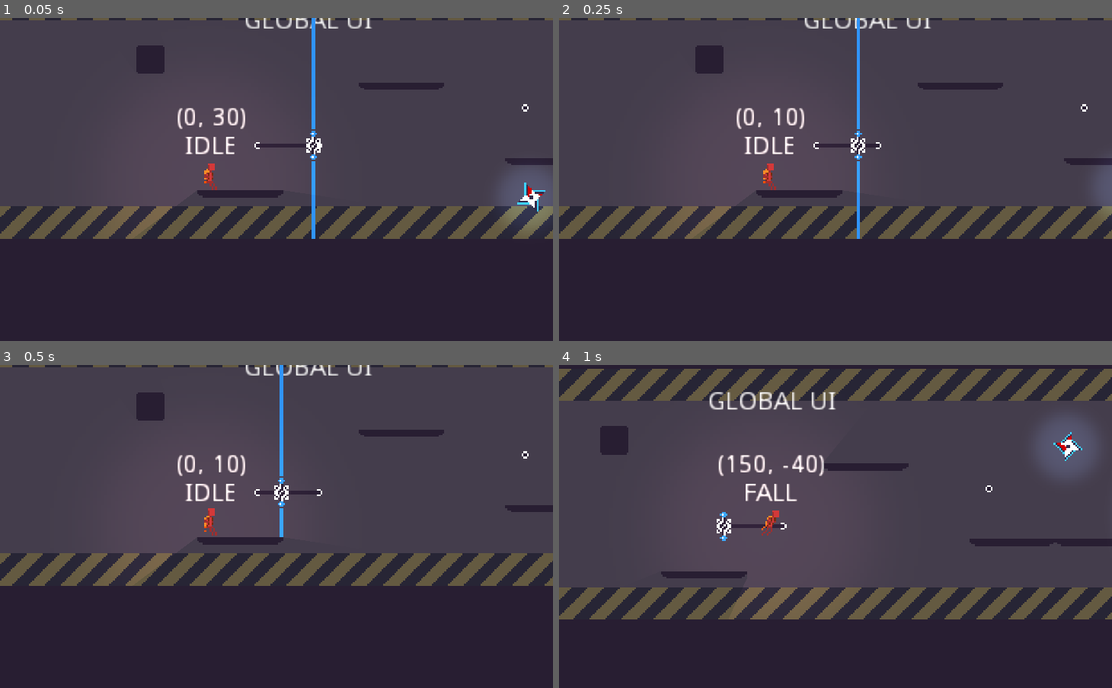
Above: before the commit, frames 1-4 (two rows, left to right).
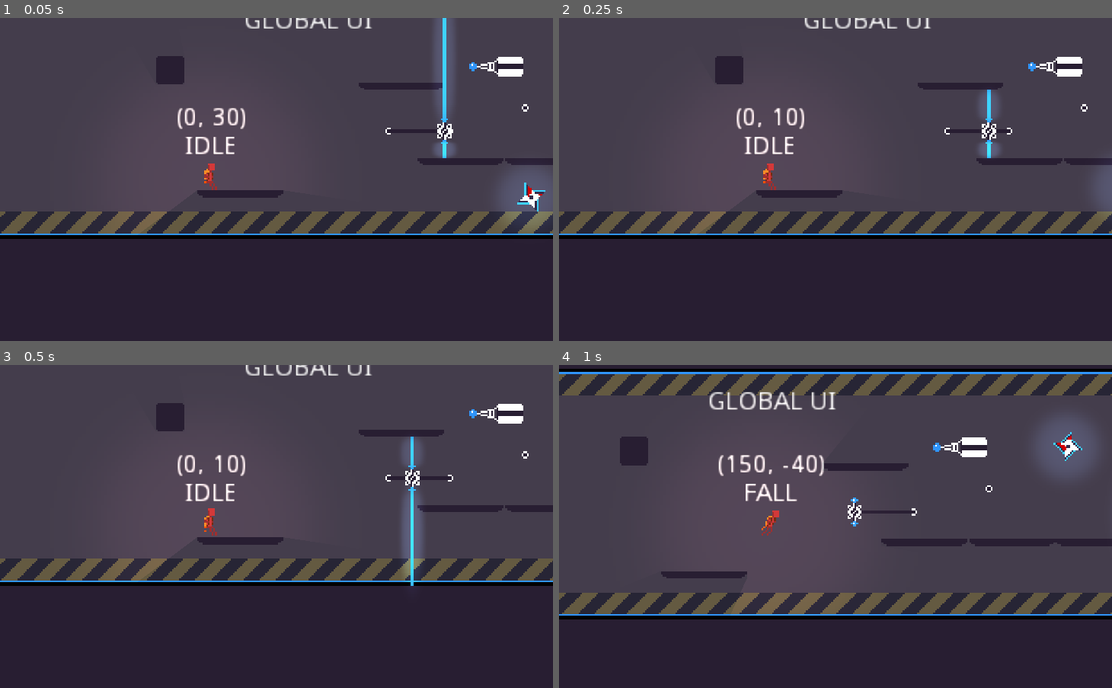
Above: after the commit, the same moments.

Repository: Wes-Ray/Jetpack-Jaywalker
Game: Godot game, scene res://Main.tscn
The game is run twice, just before and just after one commit, with the same random seed, the same clock (stepped at 60 frames per second) and the same inputs.
Inputs:
- Up to frame 1 (0.05 s): no input
- Up to frame 2 (0.25 s): no input
- Up to frame 3 (0.5 s): no input
- Up to frame 4 (1 s): hold D (move_right) from 0.53 s (still down); tap Space (move_jump) at 0.77 s

The runs differ from the first frame. In frame 1, 7.3% of the frame differs, in the area x 0-100%, y 0-69%; in frame 2, 6.6%; in frame 3, 7.2%; in frame 4, 8.4%, in the area x 0-100%, y 1-79%.

Commit message:
all lights

Diff:
--- a/Laser/Laser.gd
+++ b/Laser/Laser.gd
@@ -17,6 +17,7 @@
 	update_laser()
 	$CollisionShape2D.disabled = false
 	$Sprite.visible = true
+	$Light2D.visible = true
 
 
 func update_laser():
@@ -27,6 +28,8 @@
 	$CollisionShape2D.shape.extents.y = ray_distance / 2
 	$Sprite.position.y = 0 - ray_distance / 2
 	$Sprite.region_rect.size.y = abs(ray_distance)
+	$Light2D.position.y = 0 - ray_distance / 2
+	$Light2D.scale.y = abs(ray_distance) / 60
 
 
 func laser_off():
@@ -36,6 +39,7 @@
 	$CollisionShape2D.shape.extents.y = 0
 	$CollisionShape2D.disabled = true
 	$Sprite.visible = false
+	$Light2D.visible = false
 
 
 func _on_BottomLaser_area_entered(area):
--- a/Laser/Laser.tscn
+++ b/Laser/Laser.tscn
@@ -1,7 +1,8 @@
-[gd_scene load_steps=8 format=2]
+[gd_scene load_steps=9 format=2]
 
 [ext_resource path="res://Laser/laser_gun.png" type="Texture" id=1]
 [ext_resource path="res://Laser/track.png" type="Texture" id=2]
+[ext_resource path="res://World/beam_light.png" type="Texture" id=3]
 [ext_resource path="res://Laser/laser_fire.png" type="Texture" id=4]
 [ext_resource path="res://Laser/Laser.gd" type="Script" id=5]
 
@@ -73,7 +74,7 @@
 texture = ExtResource( 1 )
 
 [node name="TopLaser" type="Area2D" parent="GunSprite"]
-position = Vector2( 0, -9 )
+position = Vector2( 0, -6 )
 collision_layer = 4
 collision_mask = 2
 script = ExtResource( 5 )
@@ -91,8 +92,15 @@
 [node name="RayCast2D" type="RayCast2D" parent="GunSprite/TopLaser"]
 cast_to = Vector2( 0, -200 )
 
+[node name="Light2D" type="Light2D" parent="GunSprite/TopLaser"]
+visible = false
+scale = Vector2( 0.2, 1 )
+texture = ExtResource( 3 )
+color = Color( 0.568627, 0.866667, 1, 1 )
+energy = 0.7
+
 [node name="BottomLaser" type="Area2D" parent="GunSprite"]
-position = Vector2( 0, 9 )
+position = Vector2( 0, 6 )
 collision_layer = 4
 collision_mask = 2
 script = ExtResource( 5 )
@@ -110,6 +118,14 @@
 [node name="RayCast2D" type="RayCast2D" parent="GunSprite/BottomLaser"]
 cast_to = Vector2( 0, 200 )
 
+[node name="Light2D" type="Light2D" parent="GunSprite/BottomLaser"]
+visible = false
+rotation = 3.14159
+scale = Vector2( 0.2, 1 )
+texture = ExtResource( 3 )
+color = Color( 0.568627, 0.866667, 1, 1 )
+energy = 0.8
+
 [node name="AnimationPlayer" type="AnimationPlayer" parent="."]
 autoplay = "fire"
 anims/fire = SubResource( 3 )
--- a/Main.tscn
+++ b/Main.tscn
@@ -62,6 +62,9 @@
 [node name="Platform12" parent="." instance=ExtResource( 1 )]
 position = Vector2( 495, 360 )
 
+[node name="Platform15" parent="." instance=ExtResource( 1 )]
+position = Vector2( 446, 360 )
+
 [node name="Platform2" parent="." instance=ExtResource( 1 )]
 position = Vector2( 717, 356 )
 
@@ -83,12 +86,12 @@
 position = Vector2( 482, 330 )
 
 [node name="Ray" parent="." instance=ExtResource( 8 )]
-position = Vector2( 615, 309 )
+position = Vector2( 464, 307 )
 
 [node name="Box" parent="." instance=ExtResource( 9 )]
-position = Vector2( 273, 303 )
+position = Vector2( 284, 309 )
 
 [node name="Laser" parent="." instance=ExtResource( 10 )]
-position = Vector2( 367, 351 )
+position = Vector2( 440, 343 )
 
 [connection signal="area_entered" from="AttackerGoal" to="." method="_on_AttackerGoal_area_entered"]
--- a/Ray/Ray.gd
+++ b/Ray/Ray.gd
@@ -17,7 +17,8 @@
 	$CollisionShape2D.disabled = true
 	$FireSprite.visible = false
 	$WarnSprite.visible = true
-
+	$Light2D.visible = true
+	$Light2D.energy = 0.5
 
 func ray_fire():
 	firing = true
@@ -25,6 +26,8 @@
 	$CollisionShape2D.disabled = false
 	$FireSprite.visible = true
 	$WarnSprite.visible = false
+	$Light2D.visible = true
+	$Light2D.energy = 0.8
 
 func update_ray():
 	$RayCast2D.enabled = true
@@ -36,6 +39,8 @@
 	$WarnSprite.region_rect.size.x = abs(ray_distance)
 	$FireSprite.position.x = 0 - ray_distance / 2
 	$FireSprite.region_rect.size.x = abs(ray_distance)
+	$Light2D.position.x = 0 - ray_distance / 2
+	$Light2D.scale.y = abs(ray_distance) / 60
 
 func ray_off():
 	firing = false
@@ -45,6 +50,7 @@
 	$CollisionShape2D.disabled = true
 	$FireSprite.visible = false
 	$WarnSprite.visible = false
+	$Light2D.visible = false
 
 
 func _on_Area2D_area_entered(area):
--- a/Ray/Ray.tscn
+++ b/Ray/Ray.tscn
@@ -1,8 +1,9 @@
-[gd_scene load_steps=7 format=2]
+[gd_scene load_steps=8 format=2]
 
 [ext_resource path="res://Ray/ray_warn.png" type="Texture" id=1]
 [ext_resource path="res://Ray/raygun.png" type="Texture" id=2]
 [ext_resource path="res://Ray/Ray.gd" type="Script" id=3]
+[ext_resource path="res://World/beam_light.png" type="Texture" id=4]
 [ext_resource path="res://Ray/ray_fire.png" type="Texture" id=5]
 
 [sub_resource type="RectangleShape2D" id=1]
@@ -19,10 +20,10 @@
 tracks/0/imported = false
 tracks/0/enabled = true
 tracks/0/keys = {
-"times": PoolRealArray( 0, 2 ),
-"transitions": PoolRealArray( 1, 1 ),
+"times": PoolRealArray( 0, 1, 2 ),
+"transitions": PoolRealArray( 1, 1, 1 ),
 "update": 1,
-"values": [ 0, 1 ]
+"values": [ 0, 1, 2 ]
 }
 tracks/1/type = "method"
 tracks/1/path = NodePath("Area2D")
@@ -49,8 +50,7 @@
 
 [node name="GunSprite" type="Sprite" parent="."]
 texture = ExtResource( 2 )
-hframes = 2
-frame = 1
+hframes = 3
 
 [node name="Area2D" type="Area2D" parent="."]
 position = Vector2( -15, 0 )
@@ -79,6 +79,14 @@
 [node name="RayCast2D" type="RayCast2D" parent="Area2D"]
 cast_to = Vector2( -1000, 0 )
 
+[node name="Light2D" type="Light2D" parent="Area2D"]
+visible = false
+rotation = -1.5708
+scale = Vector2( 0.5, 1 )
+texture = ExtResource( 4 )
+color = Color( 0.568627, 0.866667, 1, 1 )
+energy = 1.1
+
 [node name="AnimationPlayer" type="AnimationPlayer" parent="."]
 autoplay = "fire"
 anims/fire = SubResource( 2 )
Binary file changed: Ray/raygun.ase
Binary file changed: Ray/raygun.png
Binary file added: World/beam_light.png
Not shown, added: World/beam_light.png.import
Binary file changed: World/wallpaper.png
